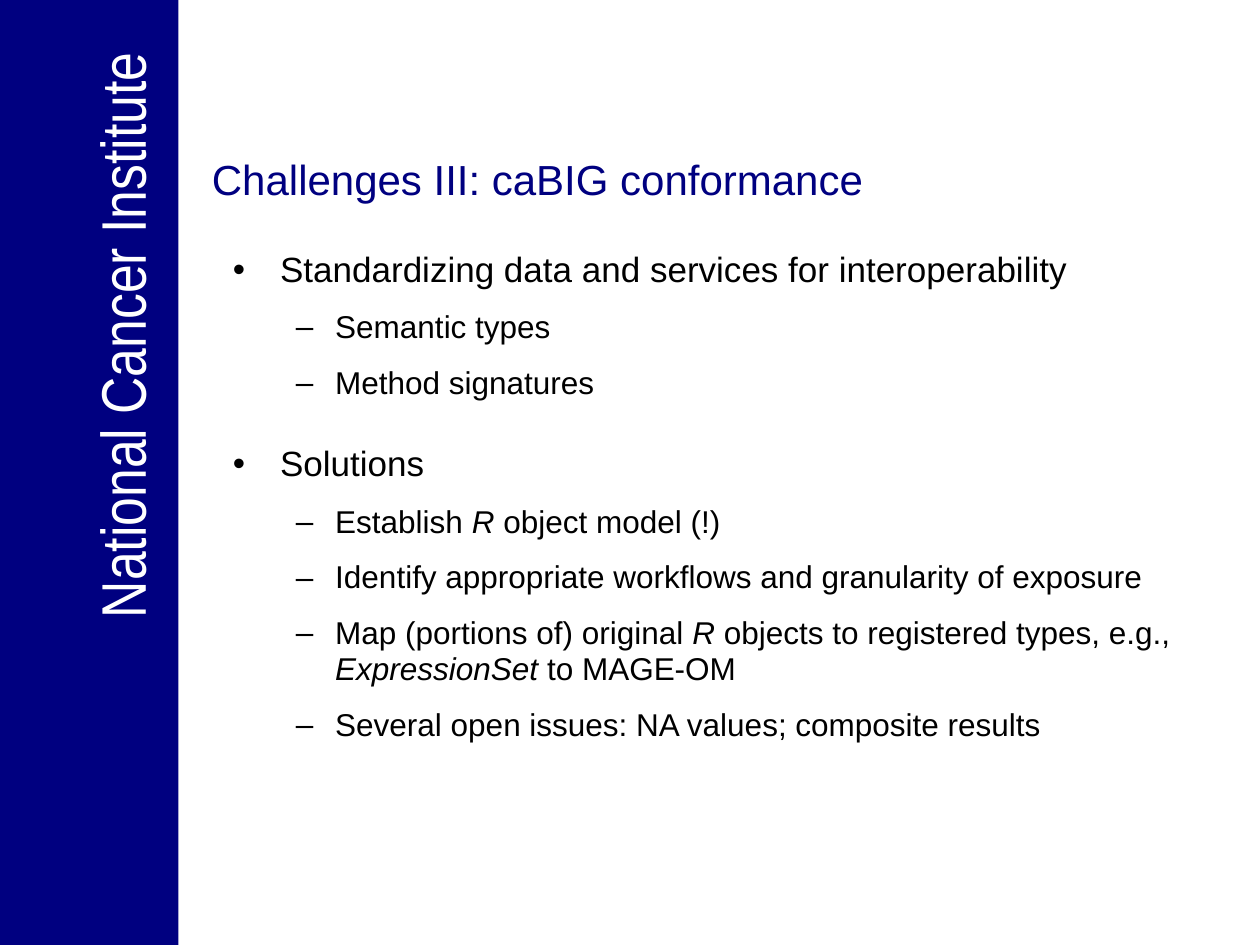
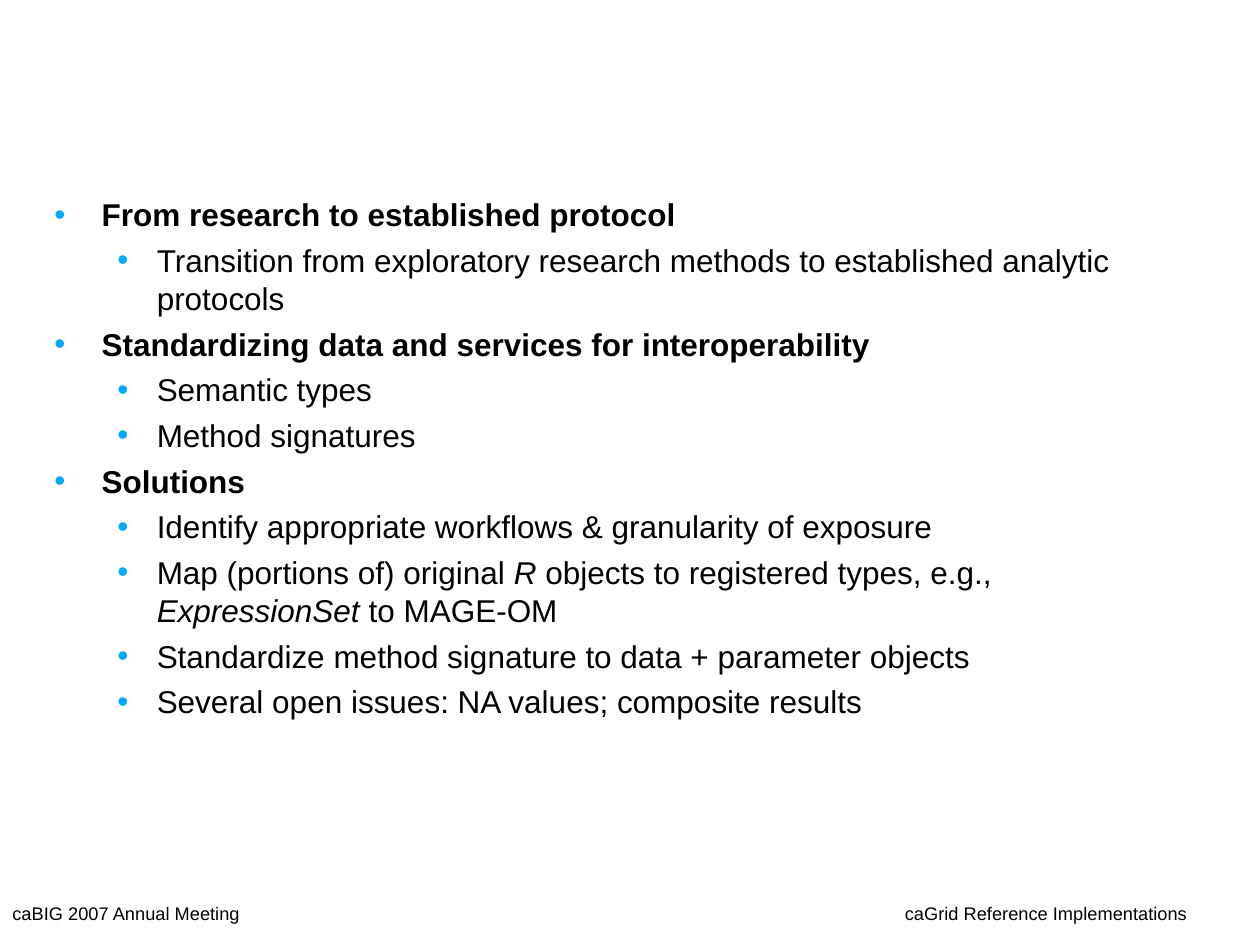
Before and after one commit to NCIP/bioconductor_v1, a slide deck: slide 7 of trunk/bioconductor/Presentations/caBIG_Annual_Meeting_2007_Getting_on_the_grid_panel.ppt. Drawn at 1260x945 pixels with LibreOffice and Linux fonts; fonts in the diff are those of the drawing; background and template pictures are left out. Boxes give left, top, right and bottom in pixels: in the first picture for what was removed or moved away, otherwise in the second. Text is boxed around its words. In the diff, an @@ line names an element or a change of style, - is before the commit and + after.

```diff
--- a/trunk/bioconductor/Presentations/caBIG_Annual_Meeting_2007_Getting_on_the_grid_panel.ppt
+++ b/trunk/bioconductor/Presentations/caBIG_Annual_Meeting_2007_Getting_on_the_grid_panel.ppt
@@ rectangle removed at [0,0,179,945] @@
@@ title added at [42,0,987,147], 24 pt, text #FFFFFF @@
+Bioconductor
+Challenge III: Exposing appropriate services
@@ text removed at [88,71,159,613] @@
-National Cancer Institute
@@ title removed at [212,164,863,203] @@
-Challenges III: caBIG conformance
@@ text "From research to established protocol": place and size @@
-text "From research to established protocol" at [280,256,1170,742]
+text "From research to established protocol" at [102,203,1109,719]
@@ text at [102,203,1109,316]: paragraphs added @@
+• From research to established protocol
+  • Transition from exploratory research methods to established analytic protocols
@@ text at [102,333,991,719]: size 20 to 18 pt, bold on in "Standardizing data and services for interoperability", "Solutions"; line spacing 0.95 to 1; less space between paragraphs; bullet colour #000000 to #00AAF6; bullet – to • @@
@@ text at [157,515,932,544]: text changed @@
-  – Establish R object model (!)
-  – Identify appropriate workflows and granularity of exposure
+  • Identify appropriate workflows & granularity of exposure
@@ text at [157,645,970,674]: paragraph added @@
+  • Standardize method signature to data + parameter objects
@@ text added at [12,907,240,924], 18 pt, text #000000 @@
+caBIG 2007 Annual Meeting
@@ text added at [905,907,1187,924], 18 pt, text #000000 @@
+caGrid Reference Implementations
```
Also in this commit, not shown: 5 other slides changed, 2 slides added, 2 slides removed.
